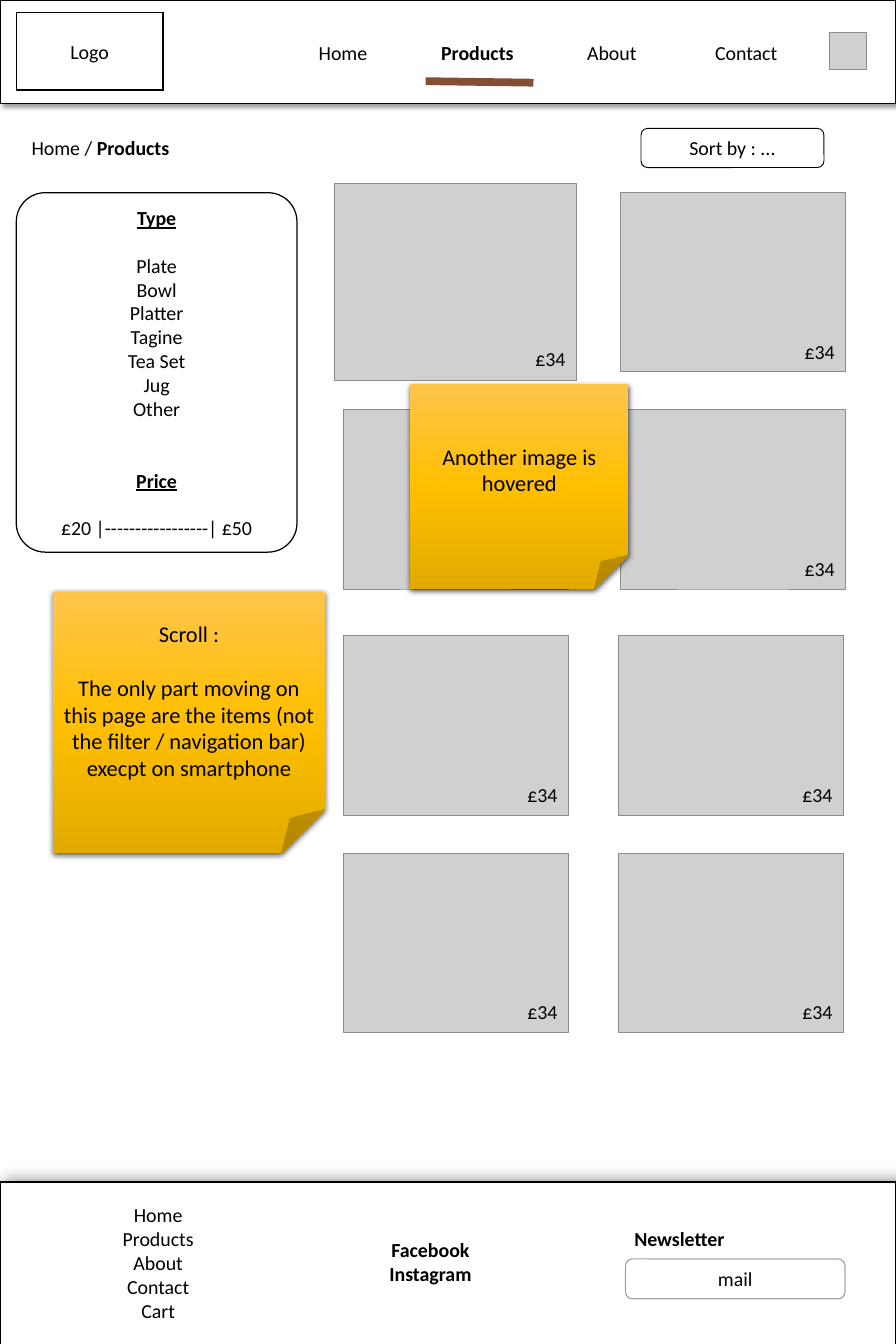
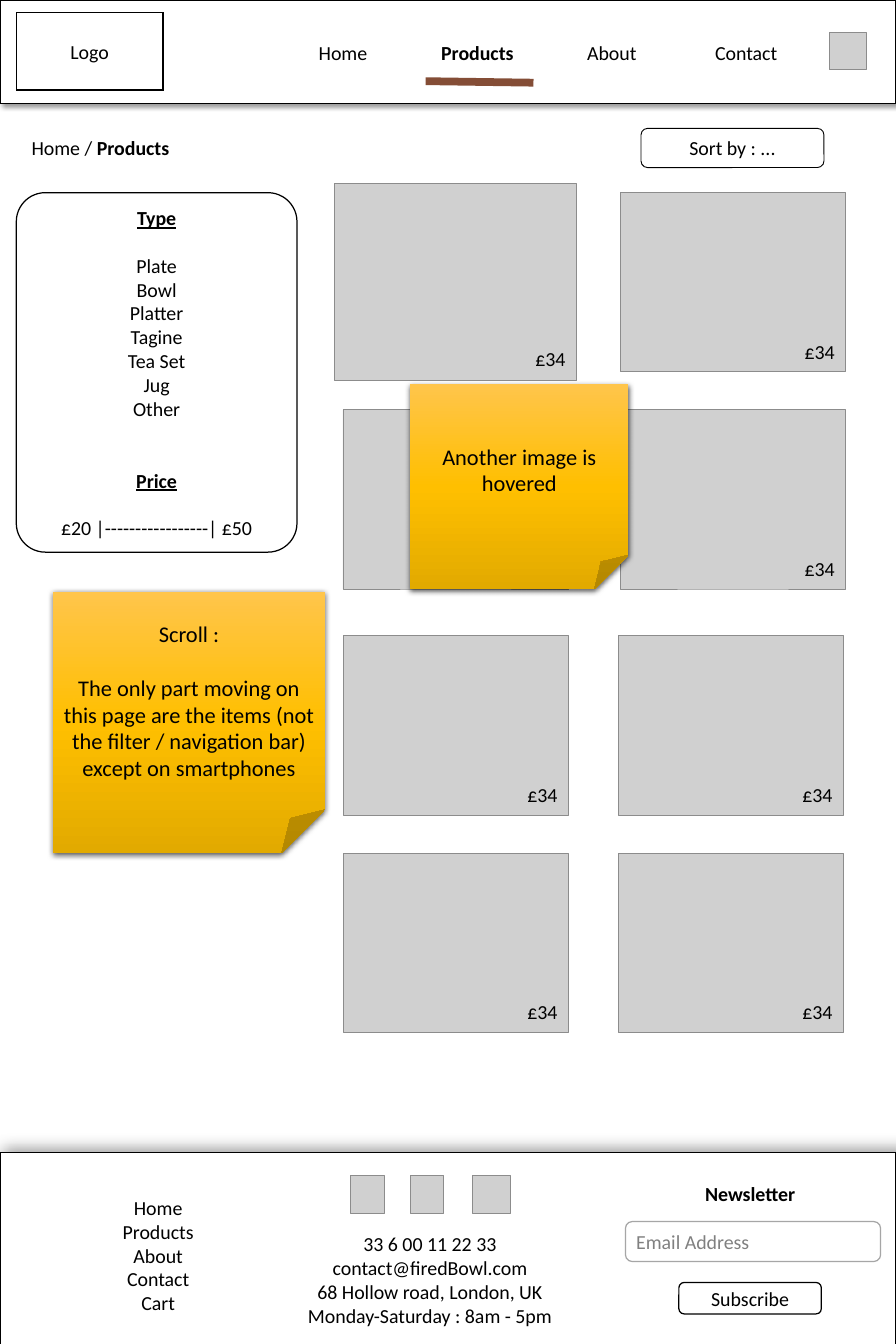
Before and after one commit to Pierrick-MADE/brookes_website, a slide deck: slide 4 of docs/Mockup_notes.pptx. Drawn at 896x1344 pixels with LibreOffice and Linux fonts; fonts in the diff are those of the drawing; grey boxes stand for pictures; background and template pictures are left out. Boxes give left, top, right and bottom in pixels: in the first picture for what was removed or moved away, otherwise in the second. Text is boxed around its words. In the diff, an @@ line names an element or a change of style, - is before the commit and + after.

```diff
--- a/docs/Mockup_notes.pptx
+++ b/docs/Mockup_notes.pptx
@@ text in folded corner at [64,680,314,780]: text changed @@
-The only part moving on this page are the items (not the filter / navigation bar) execpt on smartphone
+The only part moving on this page are the items (not the filter / navigation bar) except on smartphones
@@ text "Newsletter": place and size @@
-text "Newsletter" at [634,1232,724,1246]
+text "Newsletter" at [705,1187,795,1201]
@@ text "Newsletter" at [705,1187,795,1201]: alignment left to centre @@
@@ rectangle: place and size @@
-rectangle at [0,1182,895,1344]
+rectangle at [0,1153,895,1344]
@@ text "Home": place and size @@
-text "Home" at [123,1209,194,1318]
+text "Home" at [123,1202,194,1310]
@@ picture added at [351,1176,384,1213] @@
@@ picture added at [411,1176,444,1213] @@
@@ picture added at [472,1176,510,1213] @@
@@ rounded rectangle added at [625,1221,881,1262], fill #FFFFFF, outline #A6A6A6 1 pt, 16 pt, text #808080 @@
+Email Address
@@ text added at [308,1237,551,1327], 16 pt, text #000000 @@
+33 6 00 11 22 33
+contact@firedBowl.com
+68 Hollow road, London, UK
+Monday-Saturday : 8am - 5pm
@@ text removed at [389,1243,471,1285] @@
-Facebook
-Instagram
@@ rounded rectangle removed at [625,1259,845,1299] @@
-mail
@@ rounded rectangle added at [679,1282,822,1314], fill #FFFFFF, outline #000000 1 pt, 16 pt, text #000000 @@
+Subscribe
```
Also in this commit, not shown: 9 other slides changed, 1 other file.
